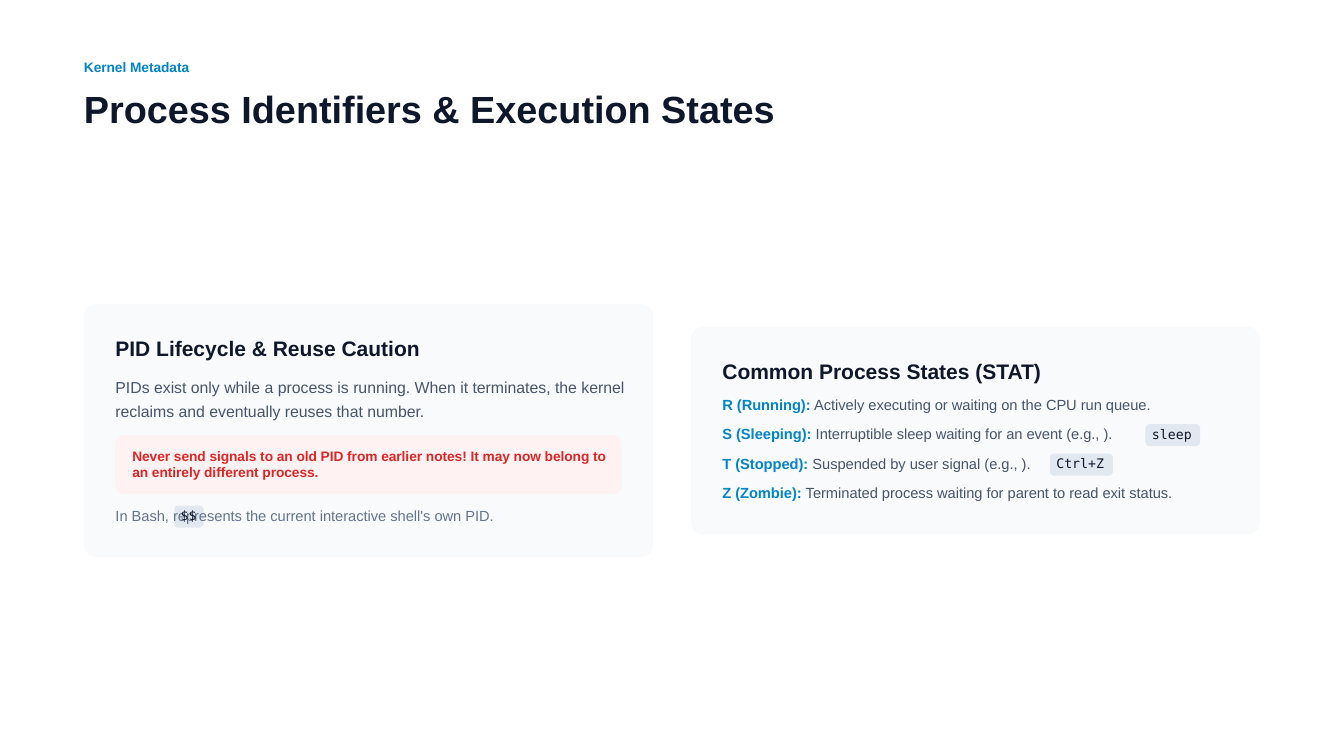
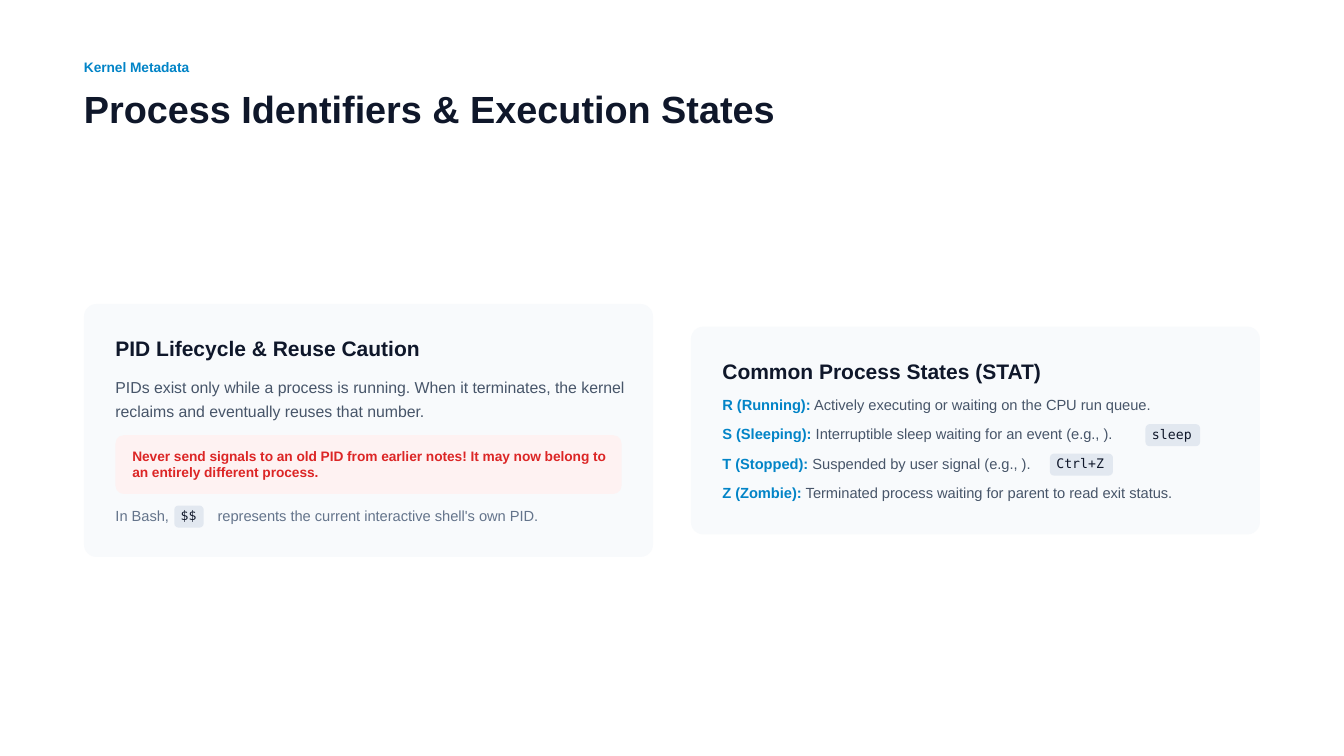
Before and after one commit to flybfree/Linux_Introduction_recovered, a slide deck: slide 4 of Presentation/Lesson 5_ Processes and Job Control.pptx. Drawn at 1344x756 pixels with LibreOffice and Linux fonts; fonts in the diff are those of the drawing. Boxes give left, top, right and bottom in pixels: in the first picture for what was removed or moved away, otherwise in the second. Text is boxed around its words. In the diff, an @@ line names an element or a change of style, - is before the commit and + after.

```diff
--- a/Presentation/Lesson 5_ Processes and Job Control.pptx
+++ b/Presentation/Lesson 5_ Processes and Job Control.pptx
@@ text "In Bash, represents the current ..." rewrapped from box(115, 510, 493, 524) to box(115, 510, 538, 524) @@
```
Also in this commit, not shown: 8 other slides changed, 1 slide added, 7 other files.
